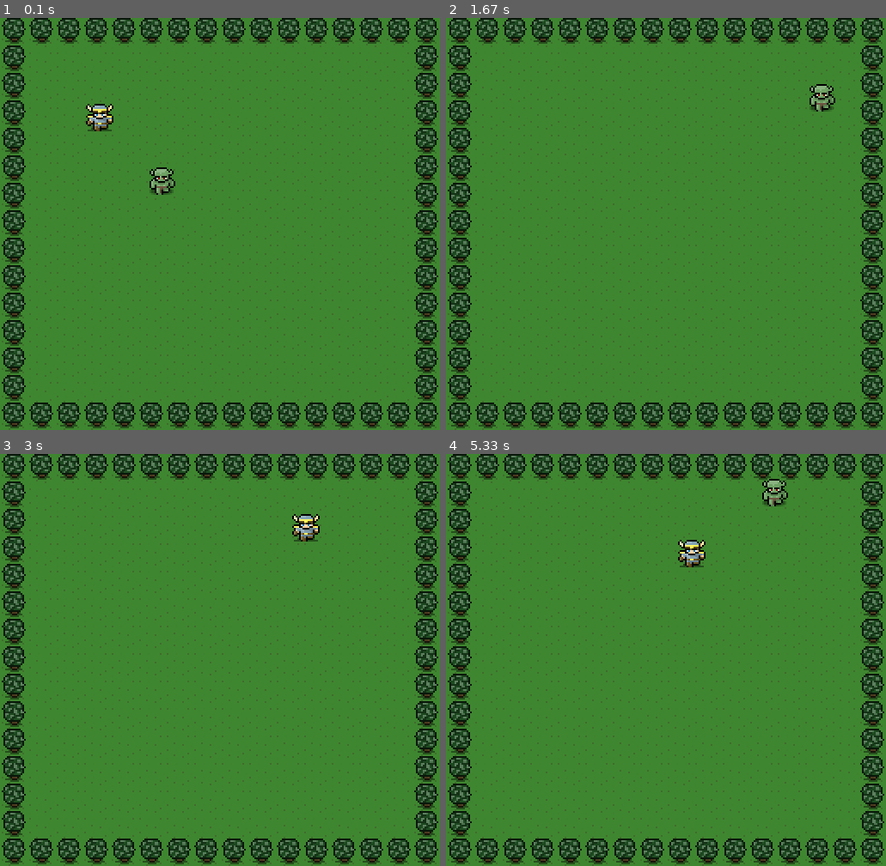
Above: before the commit, frames 1-4 (two rows, left to right).
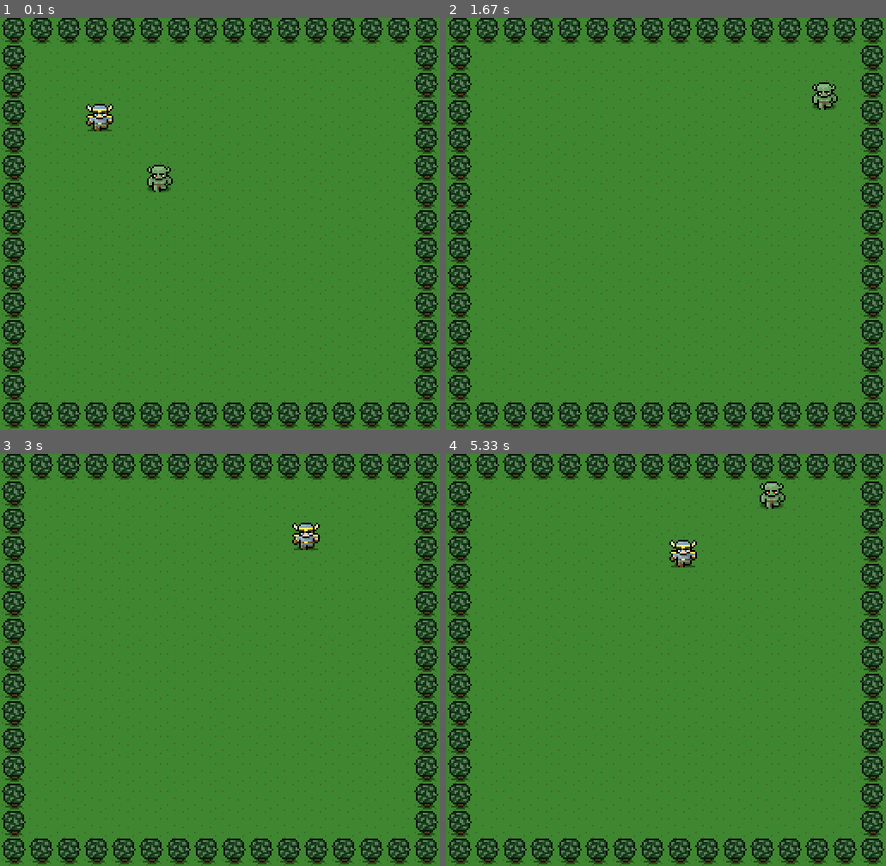
Above: after the commit, the same moments.

Repository: seanmcquaid/pygameshooter
Game: pygame game, started from game.py
The game is run twice, just before and just after one commit, with the same random seed, the same clock (stepped at 60 frames per second) and the same inputs.
Inputs:
- Up to frame 1 (0.1 s): no input
- Up to frame 2 (1.67 s): hold Space 0.33-0.8 s; hold Right 0.33-0.8 s; hold Right 0.83-1.3 s; hold Up 1.33-1.63 s
- Up to frame 3 (3 s): hold Left 2.17-2.7 s; hold Down from 2.73 s (still down)
- Up to frame 4 (5.33 s): release Down at 3.03 s; hold Left 3.07-3.47 s; hold Up 3.5-3.87 s; hold Right 3.9-4.53 s; hold Down 4.57-4.93 s; hold Left from 4.97 s (still down)

The runs differ from the first frame. In frame 1, 0.3% of the frame differs, in the area x 33-40%, y 35-43%; in frame 2, 0.3%; in frame 3, 0.4%; in frame 4, 0.7%, in the area x 50-78%, y 6-28%.

Commit message:
Created arrow collision with bad_guy

Diff:
--- /dev/null
+++ b/Arrow.py
@@ -0,0 +1,21 @@
+from pygame.sprite import Sprite
+import pygame
+# Sprite is a class
+# sprite is the super class
+# Arrow is the sub class
+
+class Arrow(Sprite):
+    def __init__(self, theHero):
+        # must init a super class with subclass
+        super(Arrow,self).__init__()
+        self.x = theHero.x
+        self.y = theHero.y
+        self.speed = 20
+        # rect is used in both arrow and badguy to enable collision
+        # rectangles colliding
+        self.rect = pygame.Rect(0, 0, 64, 64)
+        self.rect.centerx = self.x
+        self.rect.centery = self.y
+    def updateMe(self):
+        self.x += self.speed
+        self.rect.x = self.x
--- a/BadGuy.py
+++ b/BadGuy.py
@@ -1,10 +1,18 @@
 from math import hypot
+from pygame.sprite import Sprite
+import pygame
 
-class BadGuy(object):
+#need pygame for rect
+
+class BadGuy(Sprite):
     def __init__(self):
+        super(BadGuy, self).__init__()
         self.x = 200
         self.y = 200
         self.speed = 4
+        self.rect = pygame.Rect(0, 0, 64, 64)
+        self.rect.centerx = self.x
+        self.rect.top = self.y
     def update_me(self, theHero):
         # find hypotonuse of triangle between hero and bad guy
         dx = self.x - theHero.x
@@ -14,3 +22,5 @@
         dy = dy/dist
         self.x -= dx * self.speed
         self.y -= dy * self.speed
+        # rectangle moves around with bad guy, if two rectangles collide
+        self.rect.x = self.x
--- a/game.py
+++ b/game.py
@@ -1,5 +1,5 @@
 # miniconda access to run pygame
-# cd ~/miniconda/bin
+# cd ~/miniconda3/bin
 # source activate py3k
 # cd ~/development/11:18\ -\ Immersive/unit1/pygame_shooter
 # python game.py
@@ -8,6 +8,9 @@
 import pygame
 from Hero import Hero
 from BadGuy import BadGuy
+from Arrow import Arrow
+# Get group and groupcollide from the sprite module
+from pygame.sprite import Group, groupcollide
 
 # 2. initialize pygame
 pygame.init()
@@ -19,8 +22,18 @@
 # 4. set the title of the window that opens
 pygame.display.set_caption('Shooter')
 
+#objects for each our hero and badguy
 theHero = Hero()
+
 badGuy = BadGuy()
+badGuys = Group()
+badGuys.add(badGuy)
+
+# a list to hold our arrows
+# arrows = []
+# A Group is a special pygame list for Sprites
+# can only add sprites to groups
+arrows = Group()
 
 # ==========VARIABLES FOR OUR GAME ===============
 background_image = pygame.image.load('background.png')
@@ -62,8 +75,13 @@
                 #the user pressed the left arrow!!! Move our dude left
                 # theHero.x -= 10
                 theHero.shouldMove("left")
+            elif (event.key == 32):
+                #Space bar..... FIRE!!!!
+                new_arrow = Arrow(theHero)
+                arrows.add(new_arrow)
             else:
                 print (event.key)
+
         elif (event.type == pygame.KEYUP):
             # the user RELEASED a key
             if (event.key == 273):
@@ -87,8 +105,21 @@
     # bottom = 512, 0
     # bottom right = 512 , 480
     pygame_screen.blit(background_image,[0, 0])
+
+    theHero.drawMe()
     pygame_screen.blit(hero_image,[theHero.x, theHero.y])
-    pygame_screen.blit(monster_image,[badGuy.x, badGuy.y])
-    theHero.drawMe()
-    badGuy.update_me(theHero)
+
+    # draw the bad guys
+    for badGuy in badGuys:
+        badGuy.update_me(theHero)
+        pygame_screen.blit(monster_image,[badGuy.x, badGuy.y])
+
+    #draw the arrows
+    for arrow in arrows:
+        arrow.updateMe()
+        pygame_screen.blit(arrow_image, [arrow.x, arrow.y])
+
+    # if arrow hits badGuys, this will remove both (hence both true)
+    arrowHit = groupcollide(arrows, badGuys, True, True)
+
     pygame.display.flip()
Not shown, added: Arrow.pyc
Not shown, added: BadGuy.pyc
Not shown, added: Hero.pyc
